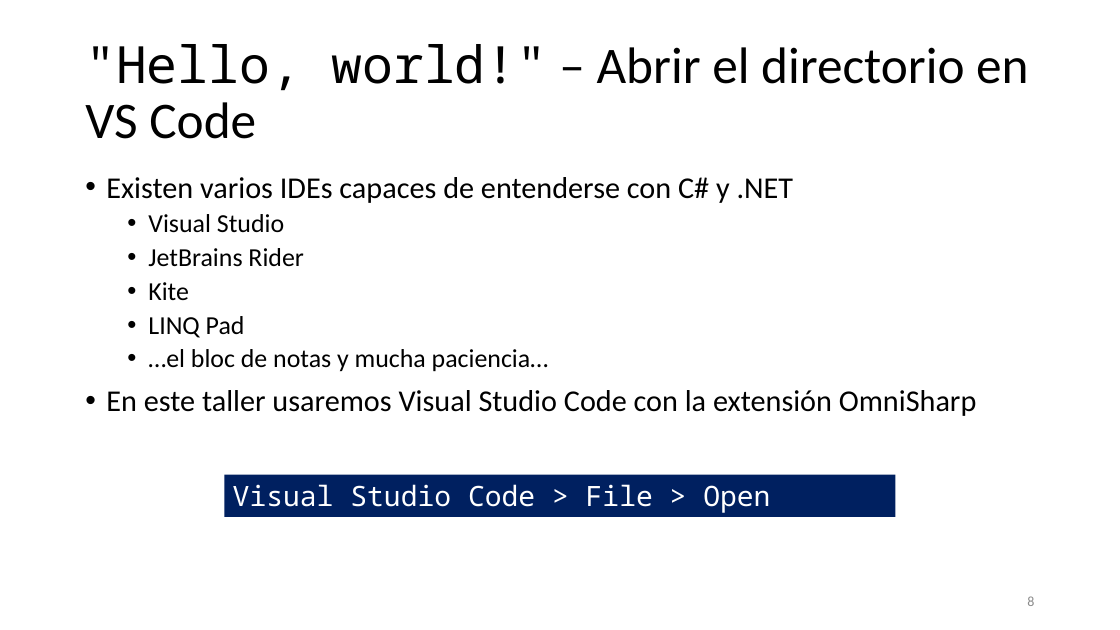
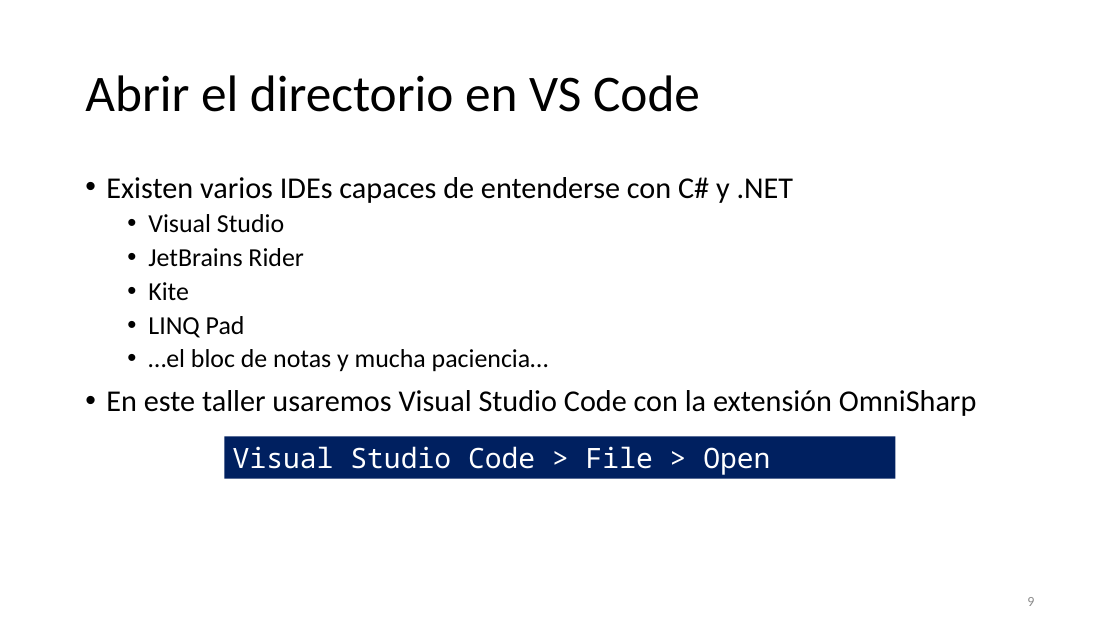
Before and after one commit to SergioLuis/hour-of-code-uva-2021, a slide deck: slide 9 of slides.pptx (slide 8 before the commit). Drawn at 1120x630 pixels with LibreOffice and Linux fonts; fonts in the diff are those of the drawing. Boxes give left, top, right and bottom in pixels: in the first picture for what was removed or moved away, otherwise in the second. Text is boxed around its words. In the diff, an @@ line names an element or a change of style, - is before the commit and + after.

```diff
--- a/slides.pptx
+++ b/slides.pptx
@@ title at [85, 75, 700, 112]: text changed @@
-"Hello, world!" – Abrir el directorio en VS Code
+Abrir el directorio en VS Code
@@ rectangle "Visual Studio Code > File ...": place and size @@
-rectangle "Visual Studio Code > File ..." at [224, 475, 896, 517]
+rectangle "Visual Studio Code > File ..." at [224, 437, 896, 479]
@@ page number at [1027, 597, 1034, 606]: text changed @@
-8
+9
```
Also in this commit, not shown: 7 other slides changed, 14 slides added, 1 other file.
